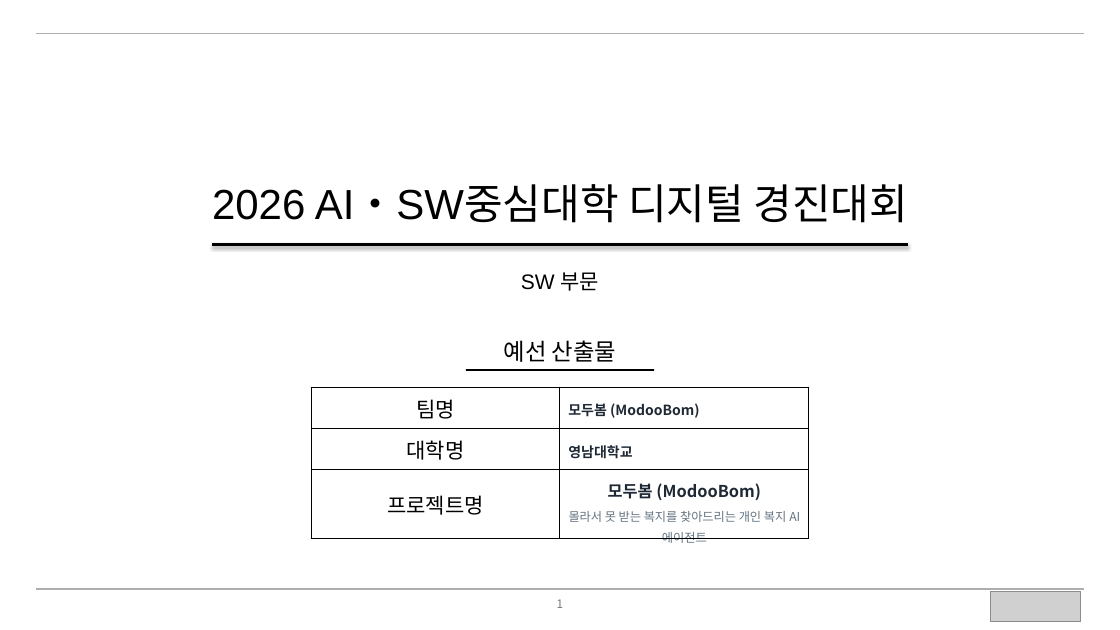
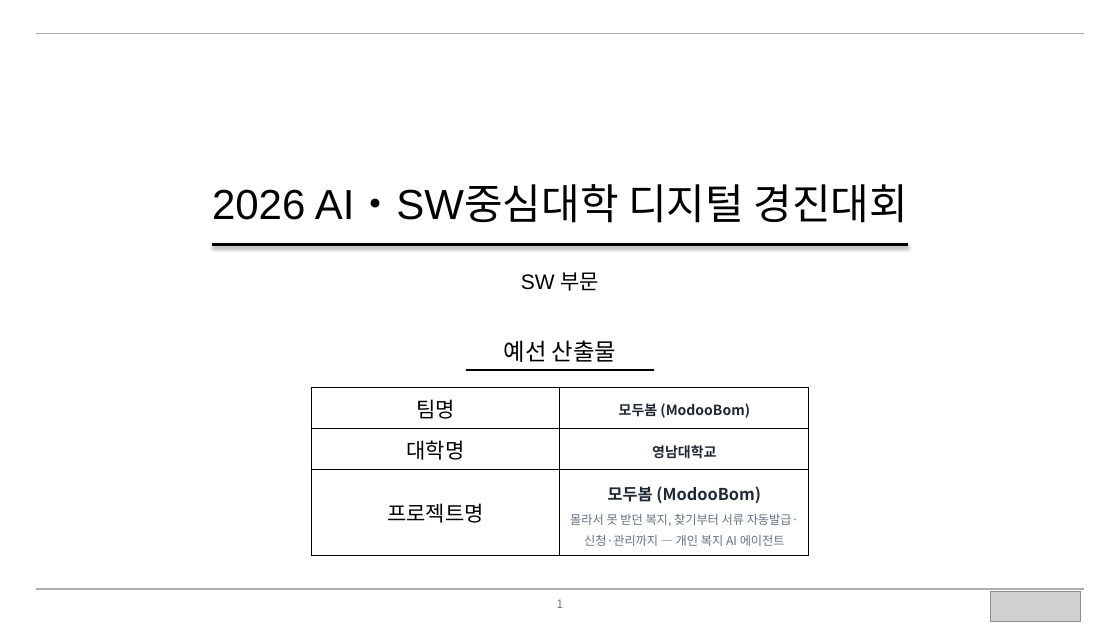
Before and after one commit to BioCode67/modoo-bom, a slide deck: slide 1 of docs/제출/모두봄-예선기획서-14p.pptx. Drawn at 1120x630 pixels with LibreOffice and Linux fonts; fonts in the diff are those of the drawing; grey boxes stand for pictures. Boxes give left, top, right and bottom in pixels: in the first picture for what was removed or moved away, otherwise in the second. Text is boxed around its words. In the diff, an @@ line names an element or a change of style, - is before the commit and + after.

Commit message:
docs(기획서): 표지 태그라인 '서류 자동발급·신청·관리' 반영 + 팀명·대학명 가운데정렬 + 한줄소개 웹/앱·복지관 파일럿 최신화

```diff
--- a/docs/제출/모두봄-예선기획서-14p.pptx
+++ b/docs/제출/모두봄-예선기획서-14p.pptx
@@ table at (311, 387, 808, 550) @@
-row 3, column 2: 모두봄 (ModooBom) / 몰라서 못 받는 복지를 찾아드리는 개인 복지 AI 에이전트
+row 3, column 2: 모두봄 (ModooBom) / 몰라서 못 받던 복지, 찾기부터 서류 자동발급·신청·관리까지 — 개인 복지 AI 에이전트
@@ alignment left to centre @@
```
Also in this commit, not shown: 1 other slide changed, 1 other file.
